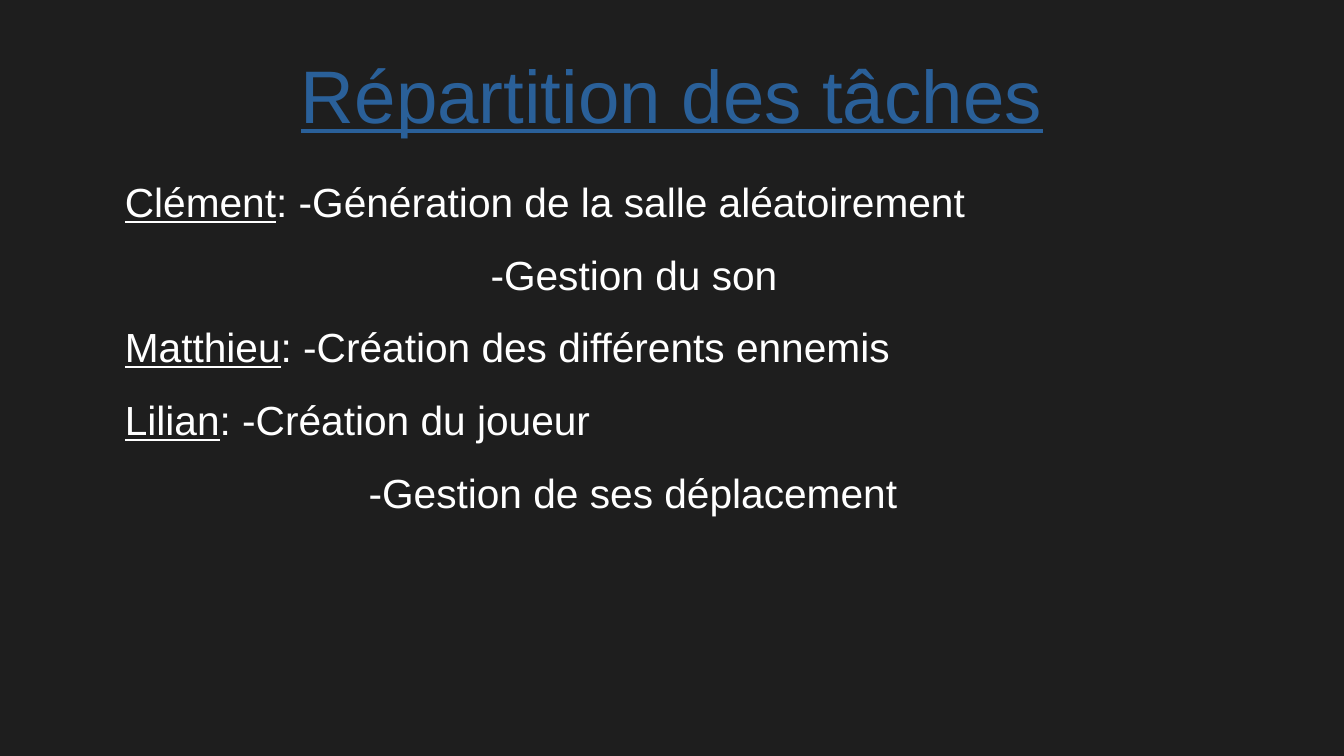
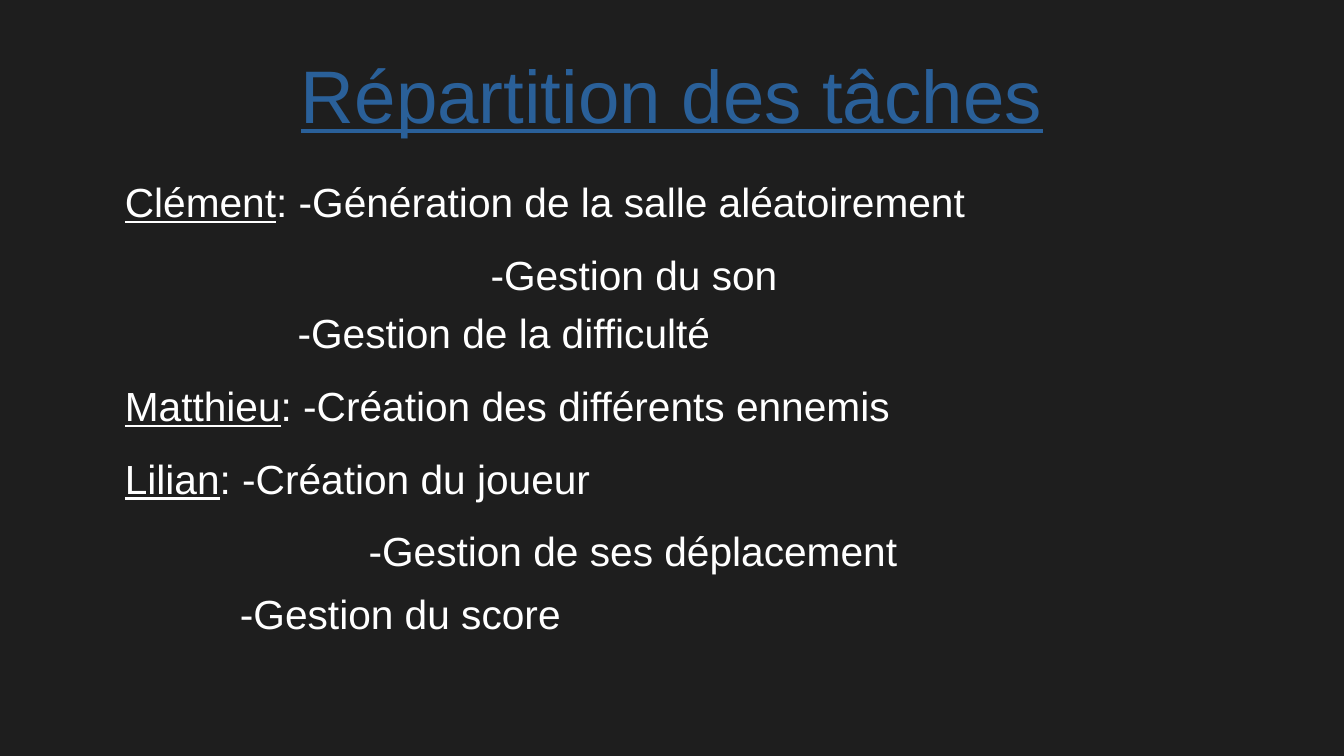
Before and after one commit to matthieurobert/Projet-ISN, a slide deck: slide 5 of Diapo.odp. Drawn at 1344x756 pixels with LibreOffice and Linux fonts; fonts in the diff are those of the drawing. Boxes give left, top, right and bottom in pixels: in the first picture for what was removed or moved away, otherwise in the second. Text is boxed around its words. In the diff, an @@ line names an element or a change of style, - is before the commit and + after.

```diff
--- a/Diapo.odp
+++ b/Diapo.odp
@@ text at [298,318,710,349]: paragraph added @@
+      -Gestion de la difficulté
@@ text at [240,599,560,630]: paragraph added @@
+    -Gestion du score
```
Also in this commit, not shown: 1 slide added, 10 other files.
